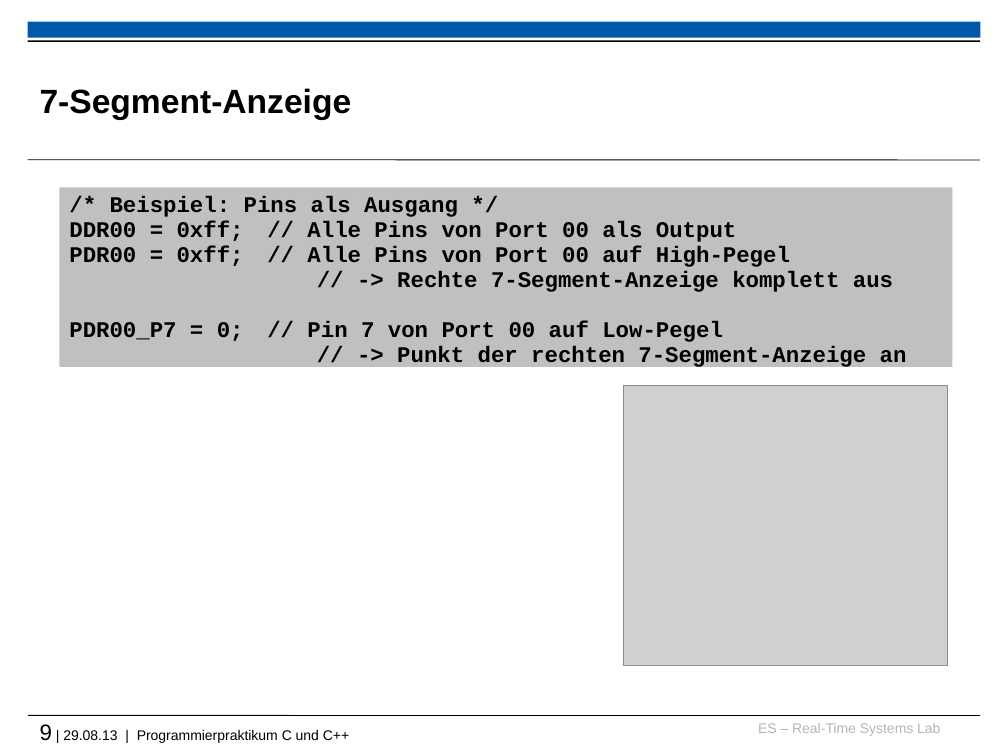
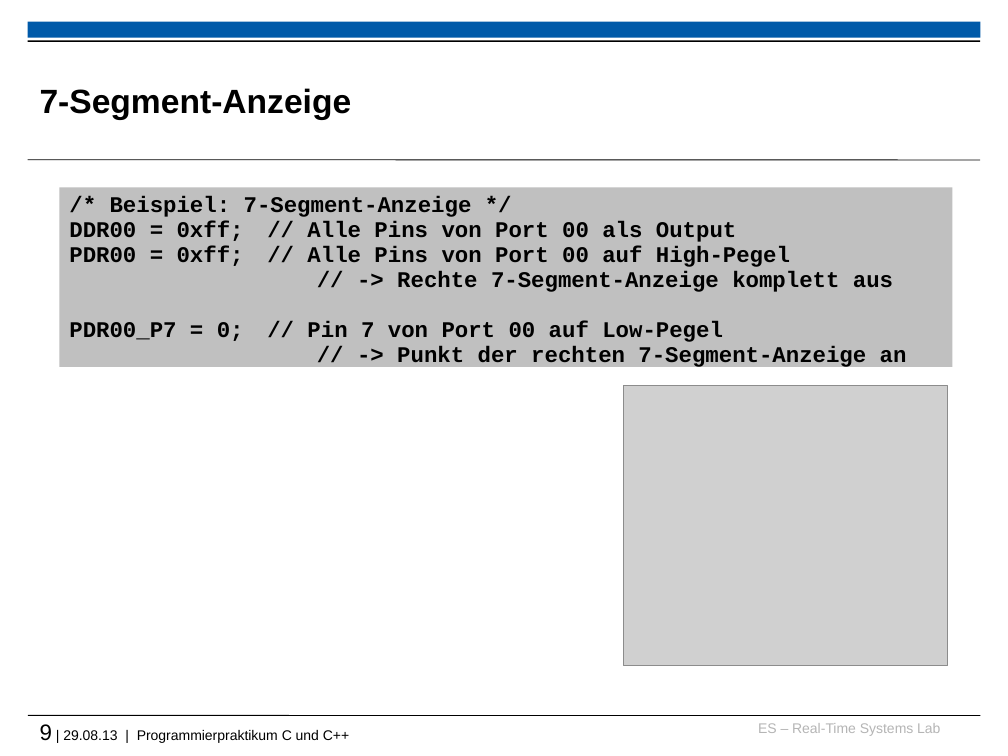
Before and after one commit to h82k/tud-cppp, a slide deck: slide 9 of Vorlesung/5 Embedded Systems.pptx. Drawn at 1008x756 pixels with LibreOffice and Linux fonts; fonts in the diff are those of the drawing; grey boxes stand for pictures; background and template pictures are left out. Boxes give left, top, right and bottom in pixels: in the first picture for what was removed or moved away, otherwise in the second. Text is boxed around its words. In the diff, an @@ line names an element or a change of style, - is before the commit and + after.

```diff
--- a/Vorlesung/5 Embedded Systems.pptx
+++ b/Vorlesung/5 Embedded Systems.pptx
@@ text in rectangle at bbox=[110, 196, 472, 217]: text changed @@
-/* Beispiel: Pins als Ausgang */
+/* Beispiel: 7-Segment-Anzeige */
```
Also in this commit, not shown: 4 other slides changed, 1 other file.
